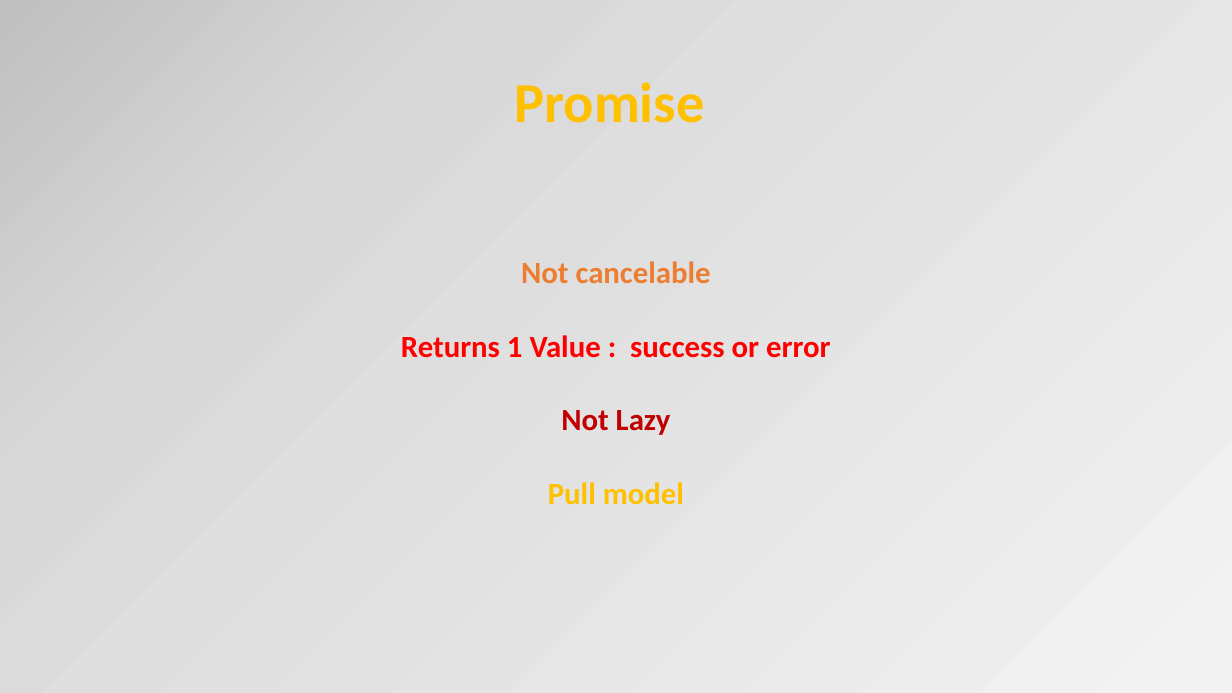
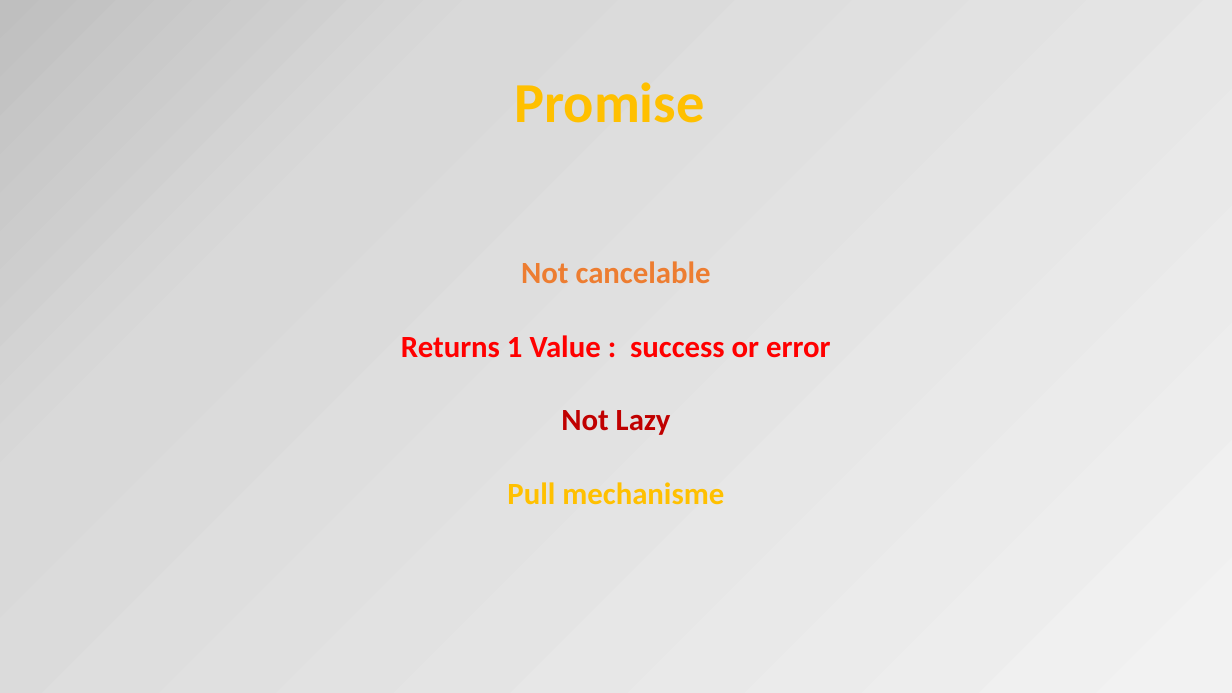
Before and after one commit to petereijgermans11/frontend-cursus, a slide deck: slide 19 of frontend-cursus/ 8 - Angular.pptx (slide 20 before the commit). Drawn at 1232x693 pixels with LibreOffice and Linux fonts; fonts in the diff are those of the drawing. Boxes give left, top, right and bottom in pixels: in the first picture for what was removed or moved away, otherwise in the second. Text is boxed around its words. In the diff, an @@ line names an element or a change of style, - is before the commit and + after.

```diff
--- a/frontend-cursus/ 8 - Angular.pptx
+++ b/frontend-cursus/ 8 - Angular.pptx
@@ text at (x1=507, y1=482, x2=724, y2=505): text changed @@
-Pull model
+Pull mechanisme
```
Also in this commit, not shown: 8 other slides changed, 4 slides added, 1 slide removed, 10 other files.
